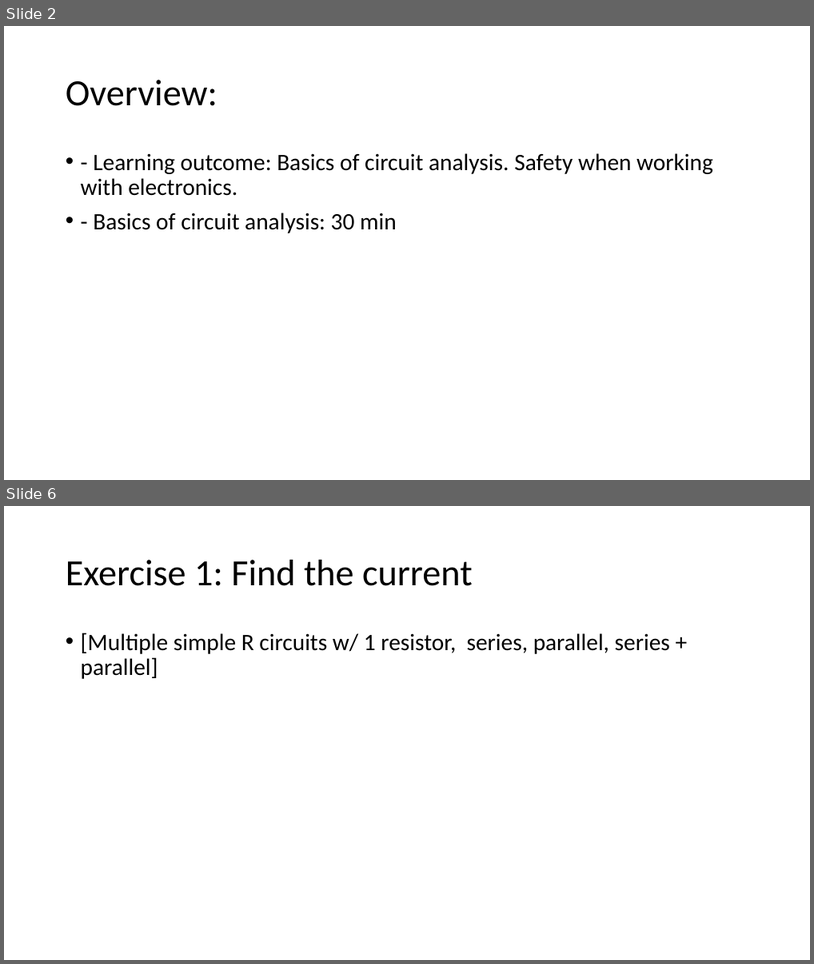
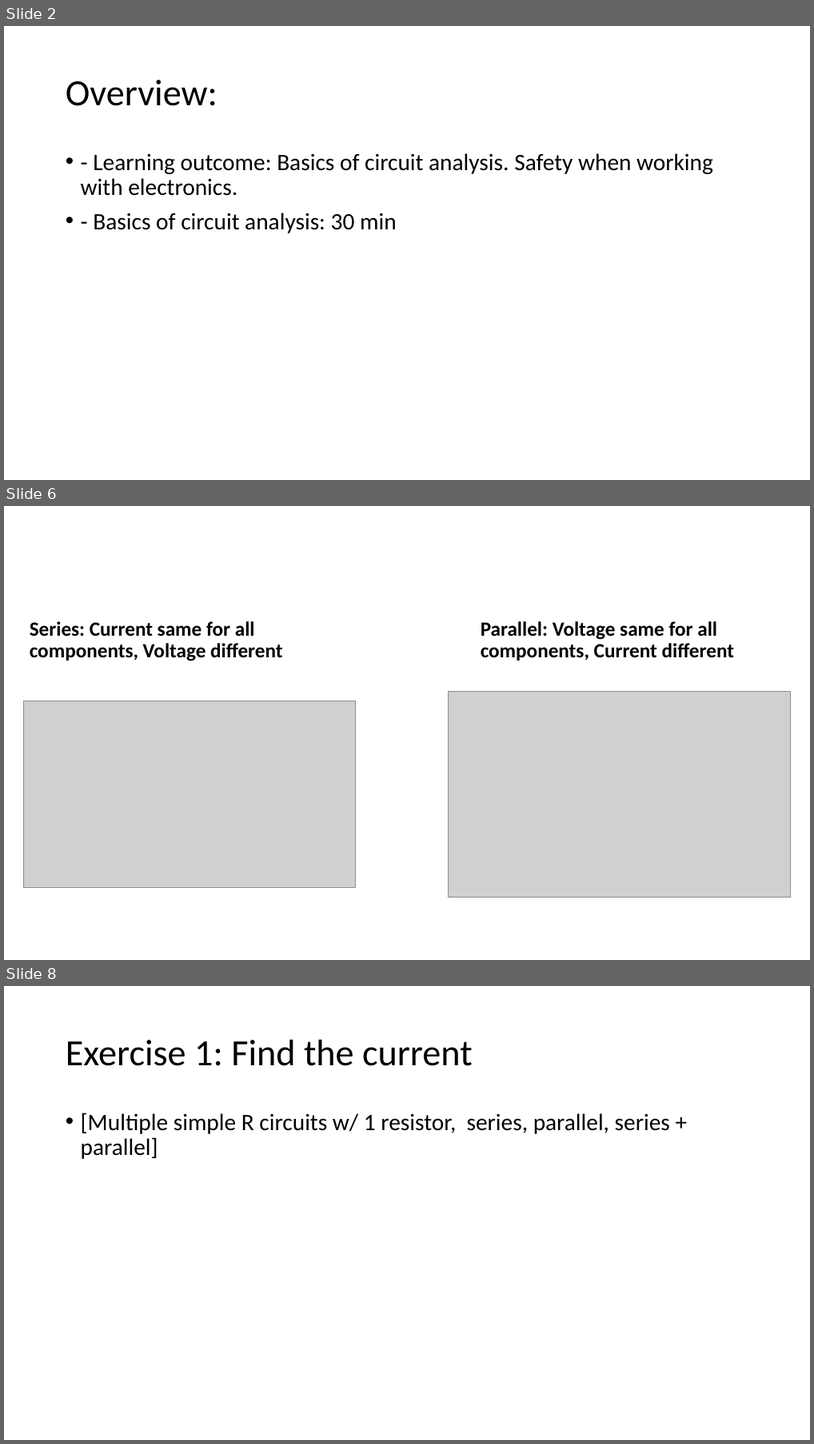
Before and after one commit to Runtime-Learner/McGill-BattleBots-Club, a slide deck: ECSE/Workshop-1/workshop1.pptx. Shown one above the other, each under a label of ours: slides 2 and 6 before the commit, slides 2, 6 and 8 after it; the slides between them are not shown. The pictures are 814x964 and 814x1444 pixels, drawn with LibreOffice and Linux fonts; fonts in the diff are those of the drawing; grey boxes stand for pictures. Boxes give left, top, right and bottom in pixels: in the first picture for what was removed or moved away, otherwise in the second. Text is boxed around its words. In the diff, an @@ line names an element or a change of style, - is before the commit and + after.

```diff
--- a/ECSE/Workshop-1/workshop1.pptx
+++ b/ECSE/Workshop-1/workshop1.pptx
@@ slide 6 added at box(4, 506, 810, 960), background #FFFFFF @@
@@ text added at box(30, 621, 282, 661), 24 pt, text #000000, bold @@
+Series: Current same for all components, Voltage different
@@ text added at box(481, 621, 734, 660), 24 pt, text #000000, bold @@
+Parallel: Voltage same for all components, Current different
@@ picture added at box(448, 691, 791, 896) @@
@@ picture added at box(23, 700, 355, 887) @@
@@ what was slide 6 is now slide 8 @@
```
Also in this commit, not shown: 5 slides changed, 1 other slide added, 4 other files.
